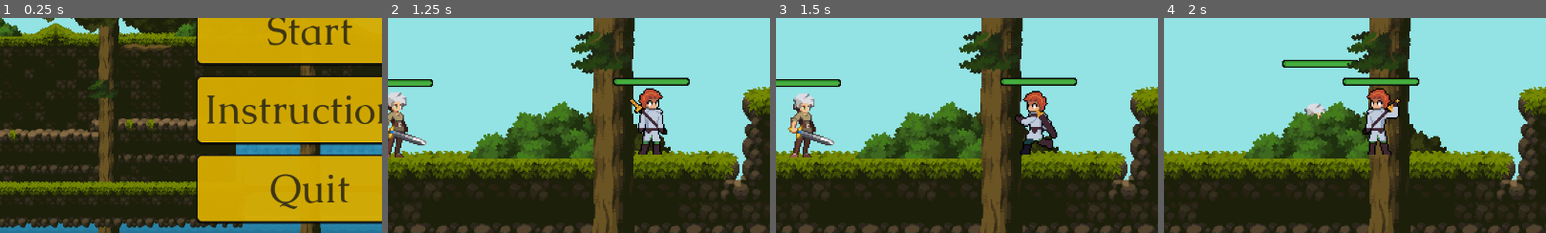
Above: before the commit, frames 1-4 (left to right).
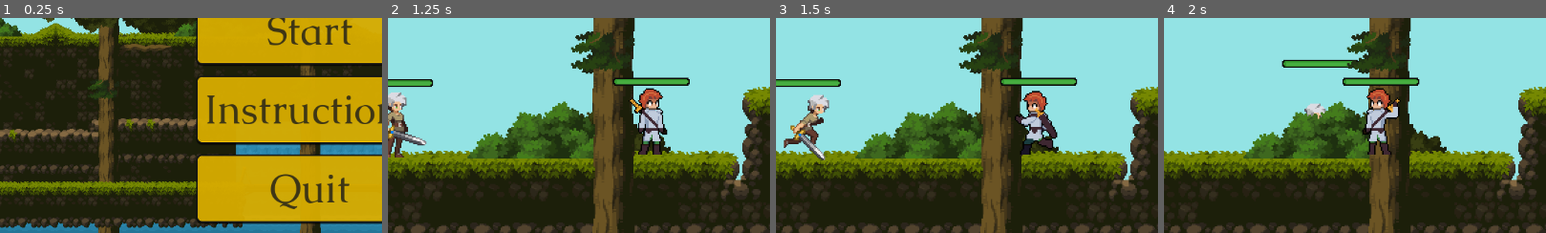
Above: after the commit, the same moments.

Repository: Sushil825/AS
Game: Godot game, scene res://Scenes/main_menu.tscn
Two runs of this game, one before a commit and one after it. Both use one fixed random seed, a clock stepped at 60 frames per second and the inputs below.
Inputs:
- Up to frame 1 (0.25 s): no input
- Up to frame 2 (1.25 s): click "Start" at 0.5 s
- Up to frame 3 (1.5 s): hold D (right) from 1.28 s (still down); hold L (dodge) from 1.28 s (still down)
- Up to frame 4 (2 s): keep holding D (right); keep holding L (dodge); tap Space (jump) at 1.52, 1.82 s; tap I (parry) at 1.55 s
The pictures show only the part of the screen within x 9-59%, y 50-100%; the shares and areas given below are measured in that part.

Frames 1-2 are identical in both runs. In frame 3, 2.2% of the frame differs, in the area x 2-16%, y 35-67%; in frame 4, nothing differs.
Error before the commit: Invalid assignment of property or key 'visible' with value of type 'bool' on a base object of type 'null instance'. (res://Scenes/TileSet/jungle_map.gd:13)

Commit message:
Added buffs extras

Diff:
--- a/Scenes/Components/Movements/movement_component.gd
+++ b/Scenes/Components/Movements/movement_component.gd
@@ -18,6 +18,9 @@
 var direction : Vector2 = Vector2.ZERO
 var jump: bool = false
 var faster_fall : bool = false
+
+var jumps_remaining:int=1
+var max_jumps:int=1
 
 
 #Vars to handle to track jump states
@@ -53,6 +56,11 @@
 	jump_started_this_frame=false
 	landed_this_frame=false
 
+	max_jumps=2 if Player.has_double_jump else 1
+
+	if Player.is_on_floor():
+		jumps_remaining=max_jumps
+
 	#gravity
 	Player.velocity.y += gravity * delta
 	Player.velocity.y = Player.velocity.y / 2 if faster_fall and Player.velocity.y < 0 else Player.velocity.y
@@ -77,10 +85,20 @@
 		Player.velocity.x = move_toward(Player.velocity.x, 0, friction * delta)
 
 	# motion in y axis
-	if jump or Jump_Buffer.time_left and Player.is_on_floor():
-		Player.velocity.y = -jump_strenght
-		jump = false
-		faster_fall = false
+	if jump:
+		if Player.is_on_floor() or jumps_remaining>0:
+			Player.velocity.y=-jump_strenght*Player.jump_mult
+			jump=false
+			faster_fall=false
+			jump_started_this_frame=true
+
+			if not Player.is_on_floor():
+				jumps_remaining-=1
+
+	elif Jump_Buffer.time_left and Player.is_on_floor():
+		Player.velocity.y=-jump_strenght*Player.jump_mult
+		faster_fall=false
+		jump_started_this_frame=true
 
 	Player.move_and_slide()
 
--- a/Scenes/Entities/Player/player.gd
+++ b/Scenes/Entities/Player/player.gd
@@ -175,12 +175,6 @@
 				change_state(PlayerState.DASHING)
 				dash_component.perform_dash(prev_dir)
 				print(direction)
-			elif event.is_action_pressed("dodge"):
-				change_state(PlayerState.DODGING)
-				dodge_component.perform_dodge()
-			elif event.is_action_pressed("parry"):
-				change_state(PlayerState.PARRYING)
-				parry_component.attempt_parry()
 
 		PlayerState.ATTACKING:
 			if event.is_action_pressed("dash"):
--- a/Scenes/Entities/Player/player.tscn
+++ b/Scenes/Entities/Player/player.tscn
@@ -7,7 +7,6 @@
 [ext_resource type="AudioStream" uid="uid://duv7ji3c4u2k" path="res://Assets/Sounds/Player/SwordLight.wav" id="2_mt20e"]
 [ext_resource type="Script" uid="uid://cbljtbydq410e" path="res://Scenes/Components/hurt_box_component.gd" id="2_rx582"]
 [ext_resource type="AudioStream" uid="uid://uw08k3mrv7am" path="res://Assets/Sounds/Player/Swordheavy.wav" id="3_50st8"]
-[ext_resource type="Script" uid="uid://dlf30ooli6jr" path="res://Scenes/Components/health_component.gd" id="3_rx582"]
 [ext_resource type="Texture2D" uid="uid://cy6oa5058are5" path="res://Assets/Legacy-Fantasy - High Forest 2.3/Character/Jump-Start/Jump-Start-Sheet.png" id="4_0fwr3"]
 [ext_resource type="Texture2D" uid="uid://ilfgidbd63yk" path="res://Assets/Legacy-Fantasy - High Forest 2.3/Character/Run/Run-Sheet.png" id="4_0yfgq"]
 [ext_resource type="AudioStream" uid="uid://cgnibop2on1pj" path="res://Assets/Sounds/Player/Jump.wav" id="4_1ee1x"]
@@ -21,6 +20,7 @@
 [ext_resource type="AudioStream" uid="uid://wm52ac2sks2g" path="res://Assets/Sounds/Player/Hurt.wav" id="6_sajyx"]
 [ext_resource type="Script" uid="uid://dwn5s6v5no107" path="res://Scenes/Components/hit_box_component.gd" id="10_qtr04"]
 [ext_resource type="Script" uid="uid://c0aresow0k4hg" path="res://Scenes/Components/WeaponAttack/attack_component.gd" id="15_hkmxn"]
+[ext_resource type="Script" uid="uid://be13mnimdvrnm" path="res://Scenes/Entities/Player/player_health_component.gd" id="17_mt20e"]
 [ext_resource type="PackedScene" uid="uid://72br7ke1iwip" path="res://Scenes/Components/camera_component.tscn" id="17_oedhw"]
 [ext_resource type="Texture2D" uid="uid://d0hmafbkdemhd" path="res://Assets/Legacy-Fantasy - High Forest 2.3/HUD/RedFill.png" id="18_fd7sw"]
 [ext_resource type="Texture2D" uid="uid://dmui46e8ib2q3" path="res://Assets/Legacy-Fantasy - High Forest 2.3/HUD/Fill.png" id="18_s4doi"]
@@ -325,90 +325,6 @@
 [sub_resource type="CapsuleShape2D" id="CapsuleShape2D_rx582"]
 radius = 11.0
 height = 50.0
-
-[sub_resource type="StyleBoxFlat" id="StyleBoxFlat_mt20e"]
-bg_color = Color(0.164706, 0.054902, 0.054902, 1)
-border_width_left = 2
-border_width_top = 2
-border_width_right = 2
-border_width_bottom = 2
-border_color = Color(0.8, 0, 0, 1)
-corner_radius_top_left = 20
-corner_radius_top_right = 20
-corner_radius_bottom_right = 20
-corner_radius_bottom_left = 20
-corner_detail = 6
-expand_margin_left = 12.0
-expand_margin_top = 12.0
-expand_margin_right = 12.0
-expand_margin_bottom = 12.0
-shadow_color = Color(0, 0, 0, 1)
-shadow_size = 6
-shadow_offset = Vector2(2, 4)
-
-[sub_resource type="StyleBoxEmpty" id="StyleBoxEmpty_wl017"]
-
-[sub_resource type="StyleBoxFlat" id="StyleBoxFlat_50st8"]
-bg_color = Color(1, 0.878431, 0.4, 1)
-border_width_left = 2
-border_width_top = 2
-border_width_right = 2
-border_width_bottom = 2
-border_color = Color(0.266667, 0.266667, 0.266667, 1)
-corner_radius_top_left = 8
-corner_radius_top_right = 8
-corner_radius_bottom_right = 8
-corner_radius_bottom_left = 8
-corner_detail = 6
-expand_margin_left = 6.0
-expand_margin_top = 6.0
-expand_margin_right = 6.0
-expand_margin_bottom = 6.0
-shadow_color = Color(0, 0, 0, 1)
-shadow_size = 3
-shadow_offset = Vector2(2, 2)
-
-[sub_resource type="StyleBoxFlat" id="StyleBoxFlat_1ee1x"]
-bg_color = Color(0.831373, 0.666667, 0, 1)
-border_width_left = 2
-border_width_top = 2
-border_width_right = 2
-border_width_bottom = 2
-border_color = Color(0.133333, 0.133333, 0.133333, 1)
-corner_radius_top_left = 8
-corner_radius_top_right = 8
-corner_radius_bottom_right = 8
-corner_radius_bottom_left = 8
-corner_detail = 6
-expand_margin_left = 6.0
-expand_margin_top = 6.0
-expand_margin_right = 6.0
-expand_margin_bottom = 6.0
-shadow_color = Color(0, 0, 0, 1)
-shadow_size = 3
-shadow_offset = Vector2(2, 2)
-
-[sub_resource type="StyleBoxFlat" id="StyleBoxFlat_wl017"]
-bg_color = Color(1, 0.8, 0, 1)
-border_width_left = 2
-border_width_top = 2
-border_width_right = 2
-border_width_bottom = 2
-border_color = Color(0, 0, 0, 1)
-corner_radius_top_left = 8
-corner_radius_top_right = 8
-corner_radius_bottom_right = 8
-corner_radius_bottom_left = 8
-corner_detail = 6
-expand_margin_left = 6.0
-expand_margin_top = 6.0
-expand_margin_right = 6.0
-expand_margin_bottom = 6.0
-shadow_color = Color(0, 0, 0, 1)
-shadow_size = 3
-shadow_offset = Vector2(2, 2)
-
-[sub_resource type="StyleBoxEmpty" id="StyleBoxEmpty_sajyx"]
 
 [node name="Player" type="CharacterBody2D" groups=["player"]]
 texture_filter = 1
@@ -466,8 +382,9 @@
 wait_time = 0.25
 one_shot = true
 
-[node name="HealthComponent" type="Node2D" parent="."]
-script = ExtResource("3_rx582")
+[node name="HealthComponent" type="Node2D" parent="." node_paths=PackedStringArray("player")]
+script = ExtResource("17_mt20e")
+player = NodePath("..")
 metadata/_custom_type_script = "uid://dlf30ooli6jr"
 
 [node name="CoreAbilities" type="Node" parent="."]
@@ -513,6 +430,3 @@
 health_component = NodePath("../../HealthComponent")
 
 [node name="AudioStreamPlayer2D" type="AudioStreamPlayer2D" parent="."]
-
-[connection signal="pressed" from="HUD/Quit Menu/MarginContainer/VBoxContainer/HBoxContainer/Quit" to="HUD/Quit Menu" method="_on_quit_pressed"]
-[connection signal="pressed" from="HUD/Quit Menu/MarginContainer/VBoxContainer/HBoxContainer/Cancle" to="HUD/Quit Menu" method="_on_button_pressed"]
--- /dev/null
+++ b/Scenes/Entities/Player/player_health_component.gd
@@ -0,0 +1,16 @@
+extends HealthComponent
+@export var player:CharacterBody2D
+
+
+func take_damage(damage:int)->bool:
+	if current_health<=0 or player.has_shield:
+		return false
+
+	current_health=max(0,current_health-damage)
+	took_damage.emit(damage)
+	health_changed.emit(current_health,max_health)
+
+	if current_health<=0:
+		died.emit()
+		return true
+	return false
--- a/Scenes/TileSet/jungle_map.tscn
+++ b/Scenes/TileSet/jungle_map.tscn
@@ -8,6 +8,7 @@
 [ext_resource type="PackedScene" uid="uid://cxgrpymmn2brt" path="res://Scenes/Entities/Enemies/snail.tscn" id="5_go8p0"]
 [ext_resource type="PackedScene" uid="uid://voyfmt3j2sk1" path="res://Scenes/Entities/Enemies/boar.tscn" id="6_cxiej"]
 [ext_resource type="PackedScene" uid="uid://bgfyrna8xchsg" path="res://Scenes/Entities/Enemies/Swordsman/Types/basic_swordsman.tscn" id="8_vrcvg"]
+[ext_resource type="PackedScene" uid="uid://dj5s20fif1pre" path="res://Scenes/player_died.tscn" id="9_gkpjs"]
 
 [sub_resource type="RectangleShape2D" id="RectangleShape2D_vrcvg"]
 size = Vector2(63, 44)
@@ -64,4 +65,6 @@
 position = Vector2(252, 561)
 collision_layer = 2
 
+[node name="Player_Died" parent="." instance=ExtResource("9_gkpjs")]
+
 [connection signal="body_entered" from="Change_Scene" to="." method="_on_change_scene_body_entered"]
Not shown, added: Scenes/Entities/Player/player_health_component.gd.uid
